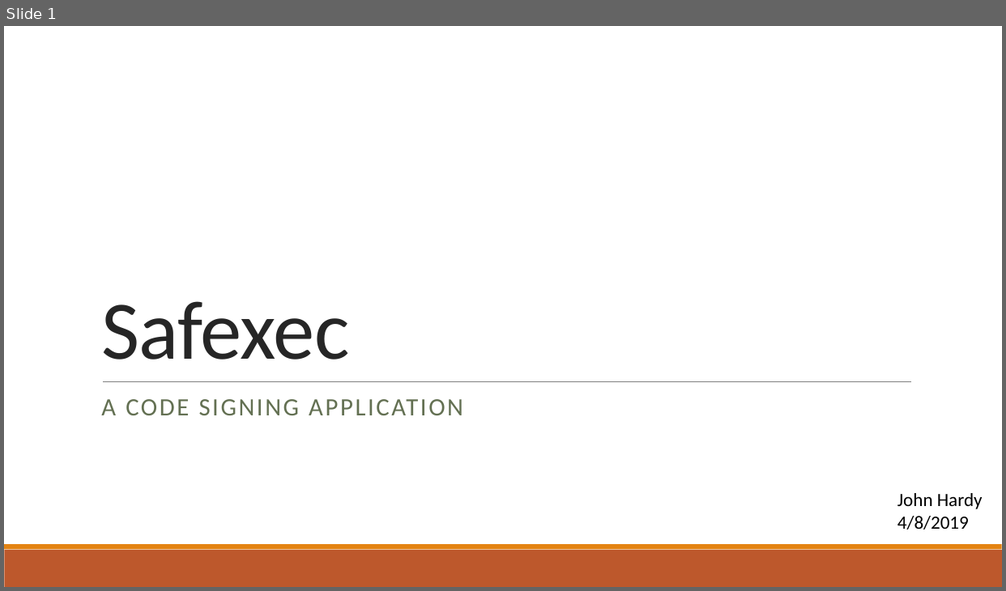
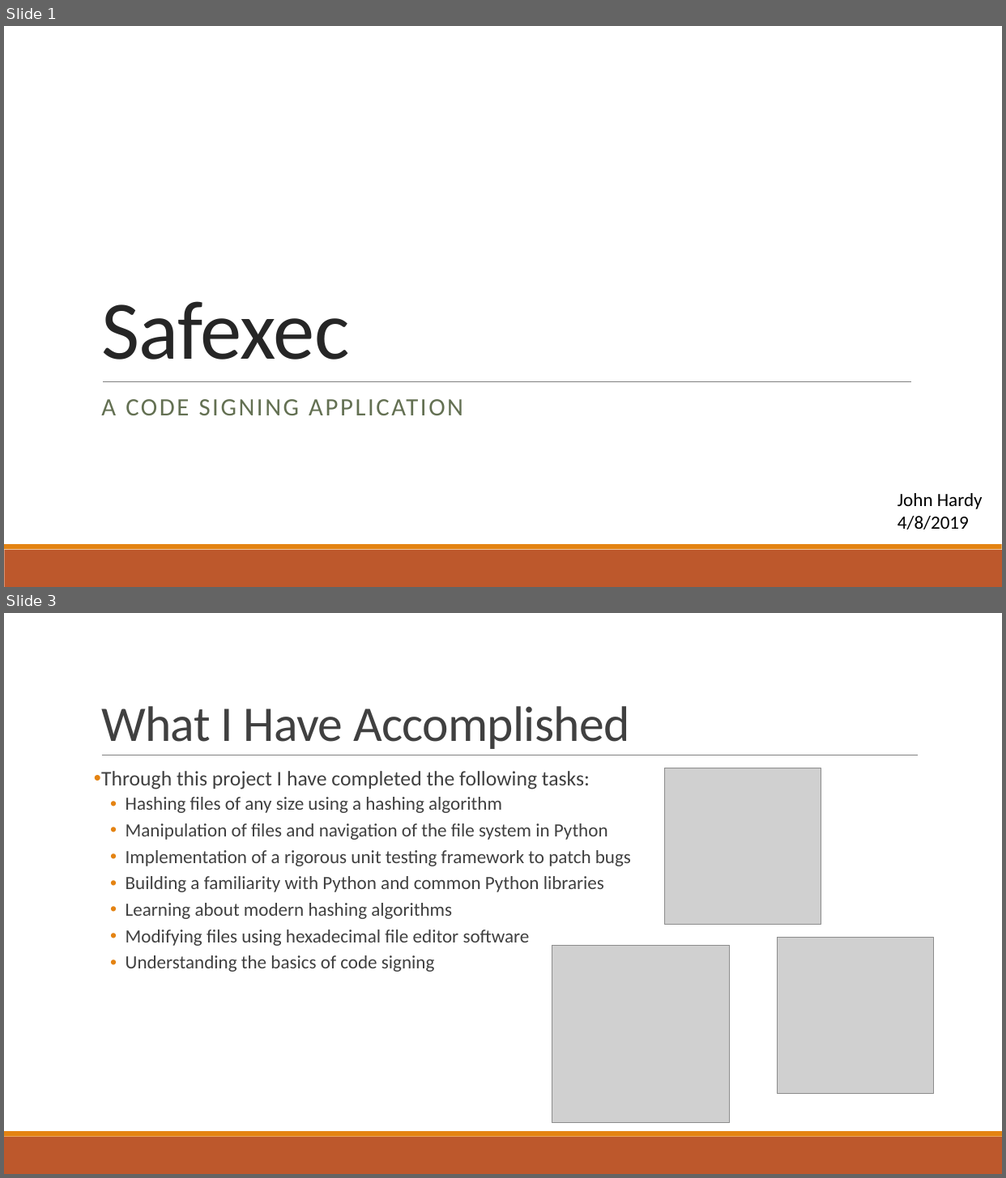
Before and after one commit to JohnHardy5/Safexec, a slide deck: Documents/Final Presentation.pptx. Shown one above the other, each under a label of ours: slide 1 before the commit, slides 1 and 3 after it; the slides between them are not shown. The pictures are 1006x591 and 1006x1178 pixels, drawn with LibreOffice and Linux fonts; fonts in the diff are those of the drawing; grey boxes stand for pictures. Boxes give left, top, right and bottom in pixels: in the first picture for what was removed or moved away, otherwise in the second. Text is boxed around its words. In the diff, an @@ line names an element or a change of style, - is before the commit and + after.

Commit message:
Created main script, started on manual signing and checking for MVP

```diff
--- a/Documents/Final Presentation.pptx
+++ b/Documents/Final Presentation.pptx
@@ slide 3 added at bbox=[4, 613, 1002, 1174], background #FFFFFF; not listed: 2 template elements that a slide beside it also shows @@
@@ title added at bbox=[101, 706, 630, 749], 48 pt, text #404040 @@
+What I Have Accomplished
@@ line added from (102, 756) to (918, 756), #808080 0.5 pt @@
@@ text added at bbox=[101, 771, 631, 972], 18 pt, text #404040 @@
+• Through this project I have completed the following tasks:
+  • Hashing files of any size using a hashing algorithm
+  • Manipulation of files and navigation of the file system in Python
+  • Implementation of a rigorous unit testing framework to patch bugs
+  • Building a familiarity with Python and common Python libraries
+  • Learning about modern hashing algorithms
+  • Modifying files using hexadecimal file editor software
+  • Understanding the basics of code signing
@@ picture added at bbox=[665, 768, 820, 924] @@
@@ picture added at bbox=[552, 945, 730, 1122] @@
@@ picture added at bbox=[778, 937, 934, 1093] @@
```
Also in this commit, not shown: 4 slides changed, 2 other slides added, 2 slides removed, 4 other files.
